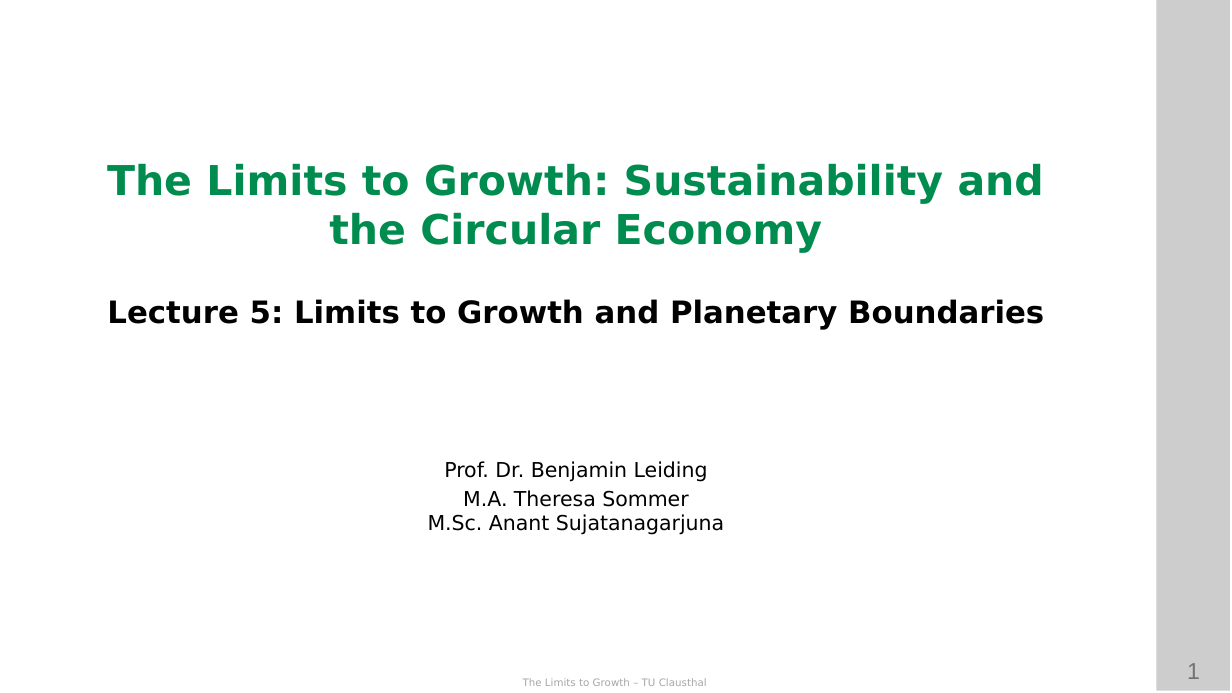
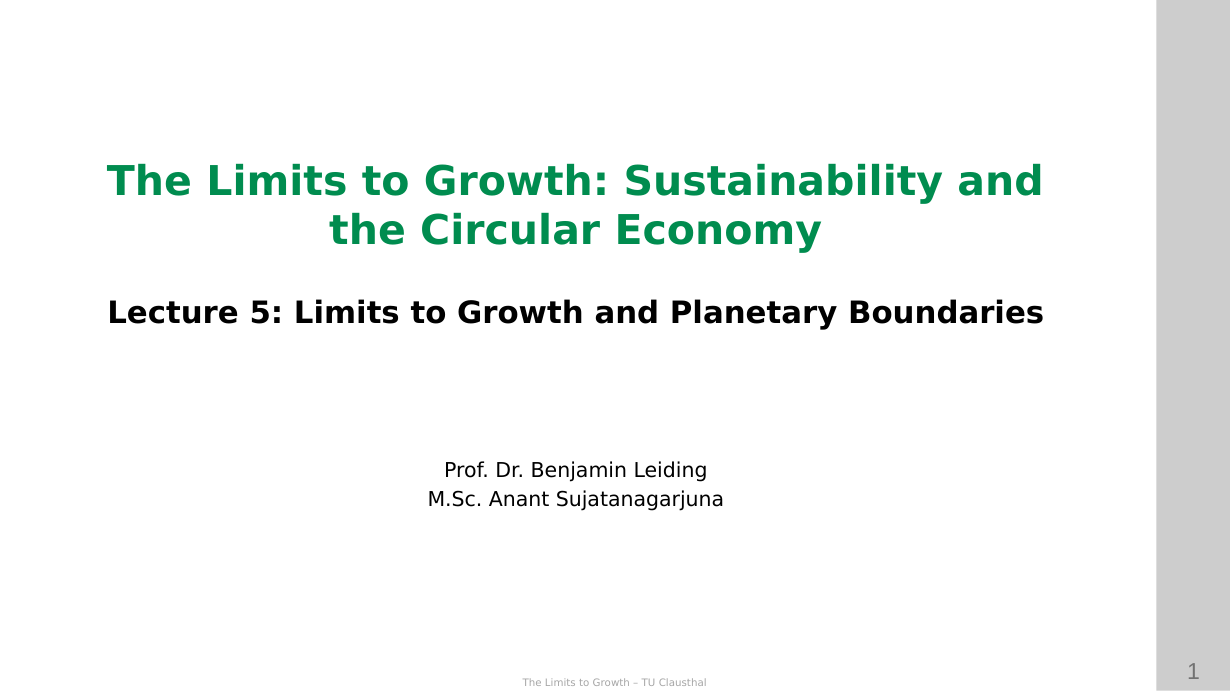
Before and after one commit to ETCE-LAB/teaching-material, a slide deck: slide 1 of The-Limits-to-Growth/LTG-L05a-Limits-to-Growth-and-Planetary-Boundaries.pptx. Drawn at 1232x693 pixels with LibreOffice and Linux fonts; fonts in the diff are those of the drawing; background and template pictures are left out. Boxes give left, top, right and bottom in pixels: in the first picture for what was removed or moved away, otherwise in the second. Text is boxed around its words. In the diff, an @@ line names an element or a change of style, - is before the commit and + after.

```diff
--- a/The-Limits-to-Growth/LTG-L05a-Limits-to-Growth-and-Planetary-Boundaries.pptx
+++ b/The-Limits-to-Growth/LTG-L05a-Limits-to-Growth-and-Planetary-Boundaries.pptx
@@ text at [428, 490, 724, 511]: text changed @@
-M.A. Theresa Sommer
-M.Sc. Anant Sujatanagarjuna
+M.Sc. Anant Sujatanagarjuna
```
Also in this commit, not shown: 2 other slides changed, 2 slides added, 3 slides removed, 19 other files.
